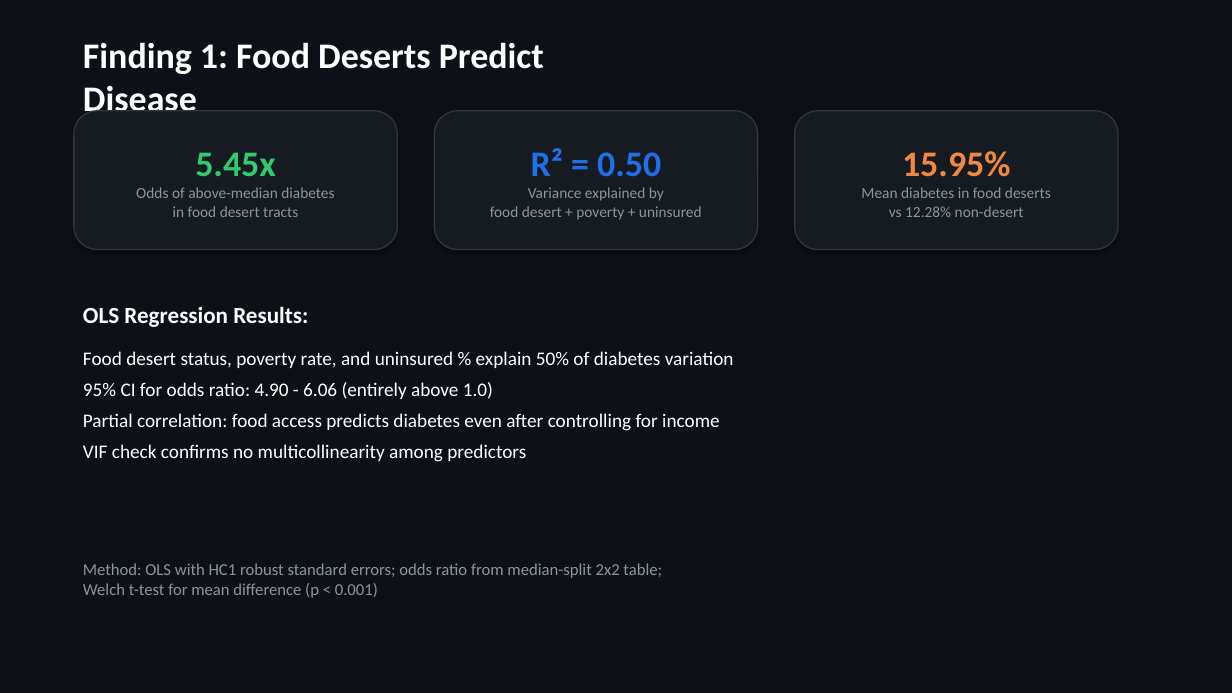
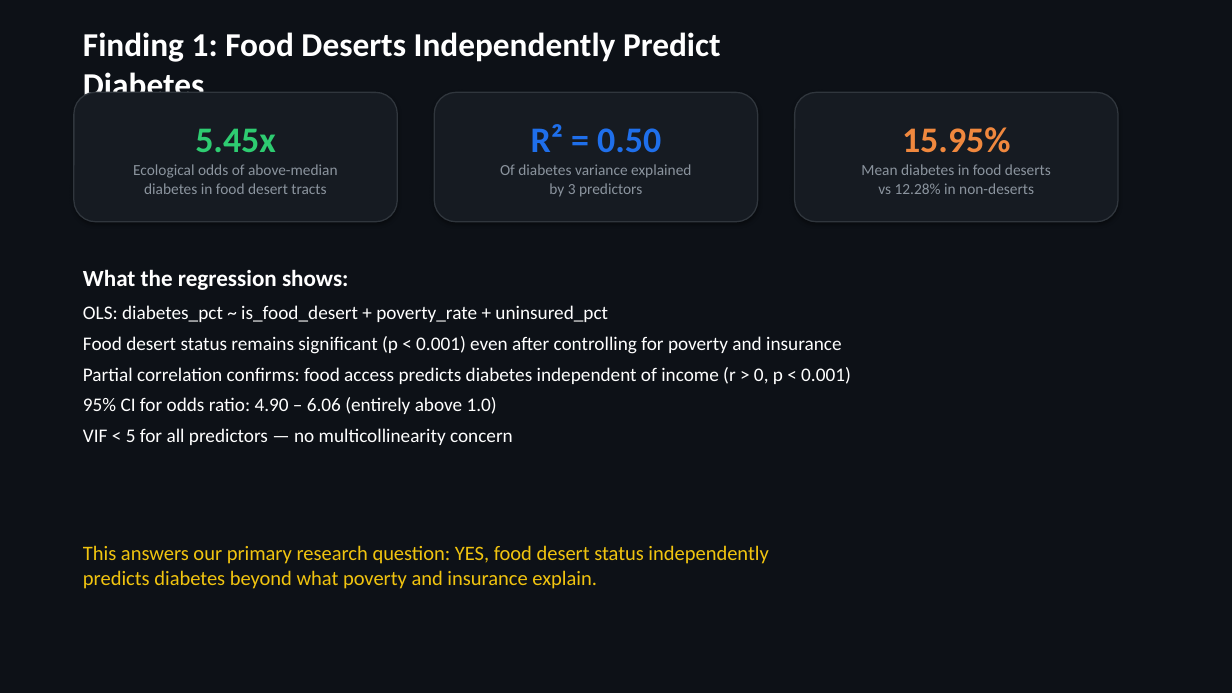
Before and after one commit to jimbo111/datathon-kims, a slide deck: slide 7 of submissions/2kim_health_slides.pptx (slide 8 before the commit). Drawn at 1232x693 pixels with LibreOffice and Linux fonts; fonts in the diff are those of the drawing. Boxes give left, top, right and bottom in pixels: in the first picture for what was removed or moved away, otherwise in the second. Text is boxed around its words. In the diff, an @@ line names an element or a change of style, - is before the commit and + after.

```diff
--- a/submissions/2kim_health_slides.pptx
+++ b/submissions/2kim_health_slides.pptx
@@ text at box(83, 32, 721, 95): text changed; size 28 to 26 pt @@
-Finding 1: Food Deserts Predict Disease
+Finding 1: Food Deserts Independently Predict Diabetes
@@ rounded rectangle "5.45x": place and size @@
-rounded rectangle "5.45x" at box(74, 111, 397, 250)
+rounded rectangle "5.45x" at box(74, 92, 397, 222)
@@ rounded rectangle "R² = 0.50": place and size @@
-rounded rectangle "R² = 0.50" at box(434, 111, 758, 250)
+rounded rectangle "R² = 0.50" at box(434, 92, 758, 222)
@@ rounded rectangle "15.95%": place and size @@
-rounded rectangle "15.95%" at box(795, 111, 1118, 250)
+rounded rectangle "15.95%" at box(795, 92, 1118, 222)
@@ text in rounded rectangle at box(133, 164, 338, 194): text changed @@
-Odds of above-median diabetes
-in food desert tracts
+Ecological odds of above-median
+diabetes in food desert tracts
@@ text in rounded rectangle at box(500, 164, 691, 197): text changed @@
-Variance explained by
-food desert + poverty + uninsured
+Of diabetes variance explained
+by 3 predictors
@@ text in rounded rectangle at box(861, 164, 1051, 194): text changed @@
-Mean diabetes in food deserts
-vs 12.28% non-desert
+Mean diabetes in food deserts
+vs 12.28% in non-deserts
@@ text at box(83, 269, 349, 290): text changed @@
-OLS Regression Results:
+What the regression shows:
@@ text at box(83, 305, 851, 445): text changed @@
-Food desert status, poverty rate, and uninsured % explain 50% of diabetes variation
-95% CI for odds ratio: 4.90 - 6.06 (entirely above 1.0)
-Partial correlation: food access predicts diabetes even after controlling for income
-VIF check confirms no multicollinearity among predictors
+OLS: diabetes_pct ~ is_food_desert + poverty_rate + uninsured_pct
+Food desert status remains significant (p < 0.001) even after controlling for poverty and insurance
+Partial correlation confirms: food access predicts diabetes independent of income (r > 0, p < 0.001)
+95% CI for odds ratio: 4.90 – 6.06 (entirely above 1.0)
+VIF < 5 for all predictors — no multicollinearity concern
@@ text removed at box(83, 563, 662, 598) @@
-Method: OLS with HC1 robust standard errors; odds ratio from median-split 2x2 table;
-Welch t-test for mean difference (p < 0.001)
@@ text added at box(83, 545, 768, 589), 16 pt, text #F1C40F @@
+This answers our primary research question: YES, food desert status independently
+predicts diabetes beyond what poverty and insurance explain.
```
Also in this commit, not shown: 10 other slides changed, 2 slides added, 3 slides removed, 1 other file.
